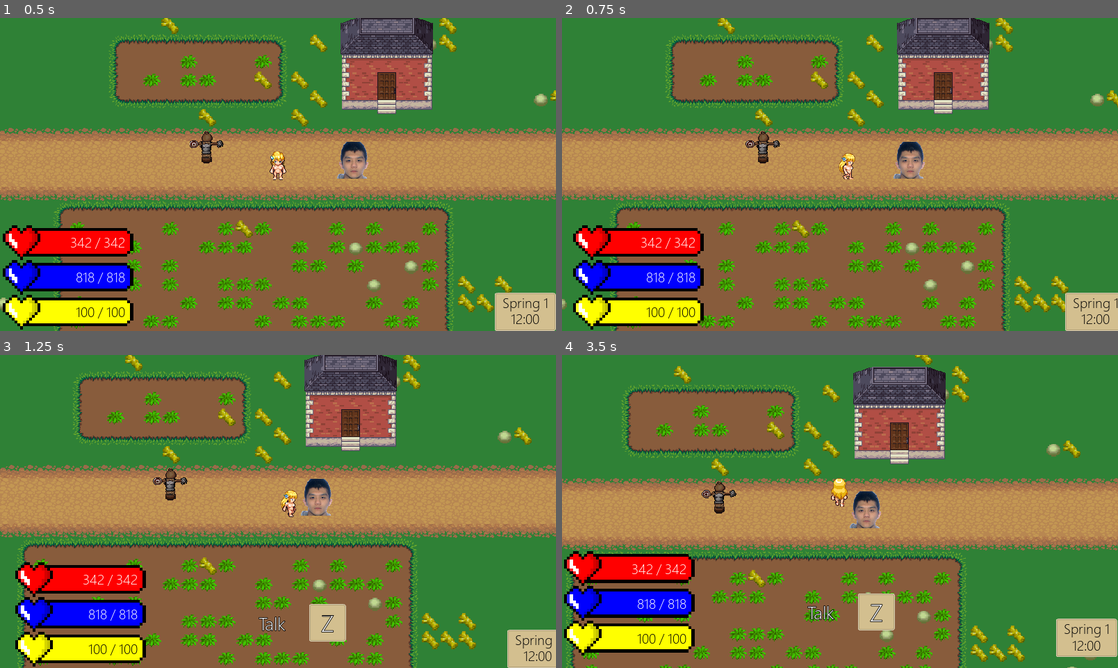
Above: before the commit, frames 1-4 (two rows, left to right).
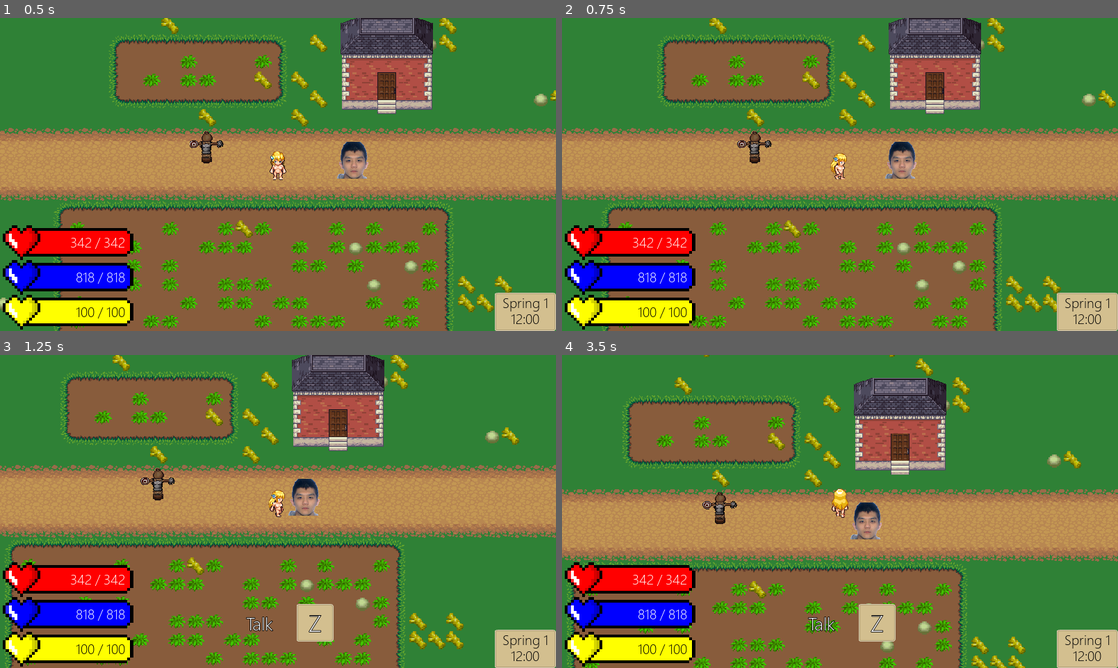
Above: after the commit, the same moments.

Repository: hagabooga/welcome-of-fate-godot
Game: Godot game, scene res://World.tscn
The game is run twice, just before and just after one commit, with the same random seed, the same clock (stepped at 60 frames per second) and the same inputs.
Inputs (mouse positions are in pixels of both pictures, inside the frame that each line leads up to):
- Up to frame 1 (0.5 s): no input
- Up to frame 2 (0.75 s): tap Enter (ui_accept) at 0.5 s; move the mouse to (962, 158) at 0.52 s; hold Right (ui_right) from 0.53 s (still down); tap E (action) at 0.6 s
- Up to frame 3 (1.25 s): keep holding Right (ui_right); tap Enter (ui_accept) at 0.77 s; tap Z (z) at 0.8 s
- Up to frame 4 (3.5 s): move the mouse to (728, 527) at 1.27 s; release Right (ui_right) at 1.28 s; hold Down (ui_down) 1.28-2.03 s; tap Z (z) at 1.35, 2.3 s; tap Enter (ui_accept) at 1.52, 3.02 s; tap E (action) at 1.55, 2.1, 3.05 s; move the mouse to (895, 442) at 2.02 s; hold Right (ui_right) 2.03-2.78 s; move the mouse to (812, 574) at 2.77 s; hold Up (ui_up) from 2.78 s (still down); tap X (attack) at 2.85 s

Frame 1 is identical in both runs. In frame 2, 22% of the frame differs, in the area x 0-100%, y 0-100%; in frame 3, 24%; in frame 4, 37%.
Error in both runs: Invalid get index 'watering can' (on base: 'Nil'). (res://scripts/items/item_database.gd:18)

Commit message:
fully implemented dashing
player can now dash by double tapping arrow keys

Diff:
--- a/Booga's Welcome of Fate/scripts/player/Player.gd
+++ b/Booga's Welcome of Fate/scripts/player/Player.gd
@@ -11,9 +11,9 @@
 var dash_key = null
 var dash_current_time = 0
 var dash_time_interval
-
+var dash_speed = 725
 func _ready():
-	dash_time_interval = $DashInterval.wait_time
+	dash_time_interval = 0.3
 	player_equip.player_inventory = $UI/Inventory
 	player_stats.connect("on_add_hp", self, "make_damage_popup")
 
@@ -48,16 +48,12 @@
 	velocity = Vector2()
 	if Input.is_action_pressed('ui_right'):
 		velocity.x = 1
-		dash_current_time = 0
 	elif Input.is_action_pressed('ui_left'):
 		velocity.x = -1
-		dash_current_time = 0
 	if Input.is_action_pressed('ui_down'):
 		velocity.y = 1
-		dash_current_time = 0
 	elif Input.is_action_pressed('ui_up'):
 		velocity.y = -1
-		dash_current_time = 0
 	if velocity.x == 1:
 		facing = right
 		play_all_anims("walk",right)
@@ -72,7 +68,8 @@
 		play_all_anims("walk",down)
 	if velocity.x == 0 and velocity.y == 0:
 		play_all_idle(facing)
-	velocity = velocity.normalized() * (speed)
+	velocity = velocity.normalized() * speed
+
 
 
 func get_action_input():
@@ -115,7 +112,7 @@
 			$Tool.visible = false
 
 func _physics_process(delta):
-	print(dash_key)
+	print(velocity)
 	var z = world_globals.tilemap_soil.world_to_map(global_position).y
 	if z >= 0:
 		z_index = world_globals.tilemap_soil.world_to_map(global_position).y
@@ -124,7 +121,7 @@
 		if can_move:
 			if $DashInterval.is_stopped():
 				get_input()
-			check_dash()
+				check_dash()
 			move_and_slide_player(delta)
 			global_position = Vector2(stepify(global_position.x, 1), stepify(global_position.y, 1))
 
@@ -135,25 +132,31 @@
 		if Input.is_action_just_pressed(x):
 			if dash_key == x:
 				$DashInterval.start()
+				play_all_anims("walk", facing, 64)
 			else:
+				dash_current_time = 0
 				dash_key = x
 
 func move_and_slide_player(delta):
 	if !$DashInterval.is_stopped():
+		var decrease_scale = 4.1 * (1 - $DashInterval.wait_time - $DashInterval.time_left)
+		velocity = Vector2.ZERO
 		if dash_key == 'ui_left':
-			velocity.x = -400 * (1 + $DashInterval.time_left - $DashInterval.wait_time * 1.1)
+			velocity.x = -dash_speed * (1 + $DashInterval.time_left - $DashInterval.wait_time * decrease_scale)
 		elif dash_key == 'ui_right':
-			velocity.x = 400 * (1 + $DashInterval.time_left - $DashInterval.wait_time * 1.1)
+			velocity.x = dash_speed * (1 + $DashInterval.time_left - $DashInterval.wait_time * decrease_scale)
 		elif dash_key == 'ui_up':
-			velocity.y = -400 * (1 + $DashInterval.time_left - $DashInterval.wait_time * 1.1)
+			velocity.y = -dash_speed * (1 + $DashInterval.time_left - $DashInterval.wait_time * decrease_scale)
 		else:
-			velocity.y = 400 * (1 + $DashInterval.time_left - $DashInterval.wait_time * 1.1)
+			velocity.y = dash_speed * (1 + $DashInterval.time_left - $DashInterval.wait_time * decrease_scale)
 	move_and_slide(velocity)
-	if dash_current_time != -1 and dash_current_time < dash_time_interval:
+	if (dash_current_time != -1 and dash_current_time < dash_time_interval) || !$DashInterval.is_stopped():
 		dash_current_time += delta
-	else:
+	elif dash_current_time >= dash_current_time:
 		dash_current_time = -1
 		dash_key = null
+
+
 func _input(event):
 	if true:
 		if Input.is_action_pressed("ctrl"):
--- a/Booga's Welcome of Fate/scripts/player/Player.tscn
+++ b/Booga's Welcome of Fate/scripts/player/Player.tscn
@@ -789,14 +789,13 @@
 current = true
 drag_margin_h_enabled = false
 drag_margin_v_enabled = false
-smoothing_enabled = true
 drag_margin_left = 0.0
 drag_margin_top = 0.0
 drag_margin_right = 0.0
 drag_margin_bottom = 0.0
 
 [node name="DashInterval" type="Timer" parent="."]
-wait_time = 0.14
+wait_time = 0.3
 one_shot = true
 
 [connection signal="timeout" from="PlayerChangeToolSprite/Timer" to="PlayerChangeToolSprite" method="_on_Timer_timeout"]
